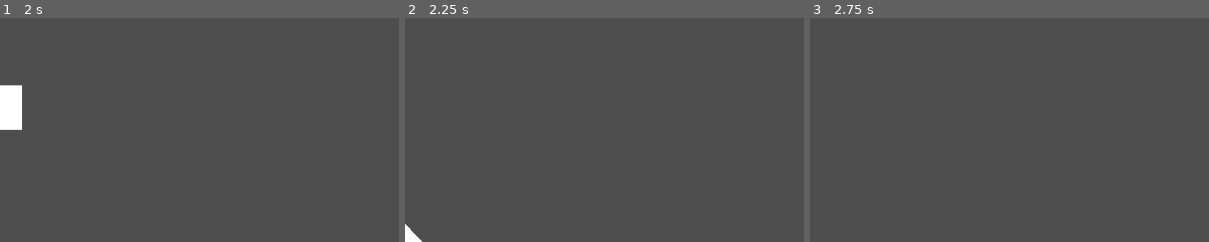
Above: before the commit, frames 1-3 (left to right).
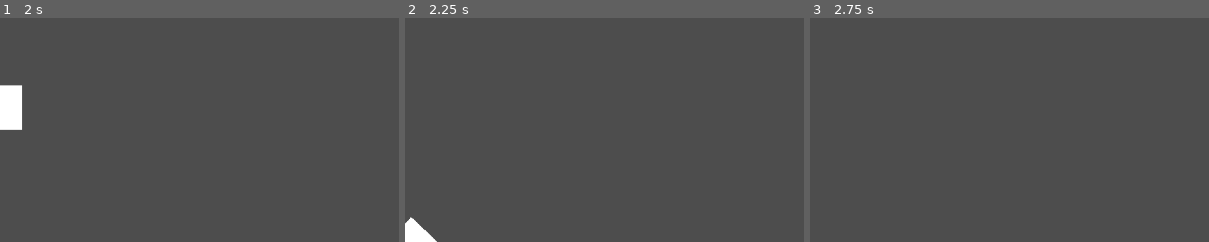
Above: after the commit, the same moments.

Repository: ChrisCee2/20gc4indy500
Game: Godot game, scene res://player.tscn
The game is run twice, just before and just after one commit, with the same random seed, the same clock (stepped at 60 frames per second) and the same inputs.
Inputs:
- Up to frame 1 (2 s): tap Enter at 0.5 s; hold D (right) 0.53-1.28 s; tap Space at 1.25 s; hold S (down) from 1.28 s (still down)
- Up to frame 2 (2.25 s): release S (down) at 2.03 s; hold D (right) from 2.03 s (still down)
- Up to frame 3 (2.75 s): keep holding D (right)
The pictures show only the part of the screen within x 0-50%, y 50-100%; the shares and areas given below are measured in that part.

Frame 1 is identical in both runs. In frame 2, 0.4% of the frame differs, in the area x 0-9%, y 88-100%; in frame 3, nothing differs.

Commit message:
GC4-1: WIP replace lerp, not good for acceleration

Diff:
--- a/controllers/move_controller.gd
+++ b/controllers/move_controller.gd
@@ -4,6 +4,7 @@
 @export var max_acceleration: float = 1.0
 @export var torque: float = 5.0
 @export_range(0, 1) var acceleration_speed: float = 0.1 # How fast it accelerates, using lerp weirdly
+@export_range(0, 1) var deceleration_speed: float = 0.1
 
 var acceleration_multiplier: float = 10000
 var torque_multiplier: float = 10000
@@ -14,25 +15,33 @@
 func update(direction: Vector2) -> void:
 	if rigid_body == null:
 		return
+
 	var forward_direction: Vector2 = rigid_body.global_transform.y
-	current_acceleration = lerpf(
-		current_acceleration,
-		get_desired_acceleration(direction.y),
-		acceleration_speed
-	)
+
+	# Apply facing direction force
+	current_acceleration = get_current_acceleration(direction.y)
 	rigid_body.apply_central_force(
 		forward_direction * current_acceleration * acceleration_multiplier * rigid_body.mass
 	)
-	if rigid_body.linear_velocity.length() >= 200 and direction.x != 0:
+
+	# Apply torque
+	if rigid_body.linear_velocity.length() >= 100 and direction.x != 0:
 		# Consider scaling torque to current velocity instead of this value
-		if direction.y != 0:
-			torque_direction = direction.x if direction.y < 0 else -direction.x
+		torque_direction = 1 if rigid_body.linear_velocity.dot(forward_direction) < 0 else -1
 		rigid_body.apply_torque(
-			torque_direction * torque * torque_multiplier * rigid_body.mass
+			torque_direction * direction.x * torque * torque_multiplier * rigid_body.mass
 		)
 
 
-func get_desired_acceleration(direction_y: float) -> float:
-	if direction_y == 0:
-		return 0.0
-	return max_acceleration if direction_y > 0 else -max_acceleration
+func get_current_acceleration(direction_y: float) -> float:
+	var desired_acceleration: float = 0.0
+	if direction_y != 0:
+		desired_acceleration = max_acceleration if direction_y > 0 else -max_acceleration
+
+	var lerp_speed: float = deceleration_speed if desired_acceleration == 0.0 else acceleration_speed
+
+	return lerpf(
+		current_acceleration,
+		desired_acceleration,
+		lerp_speed
+	)
